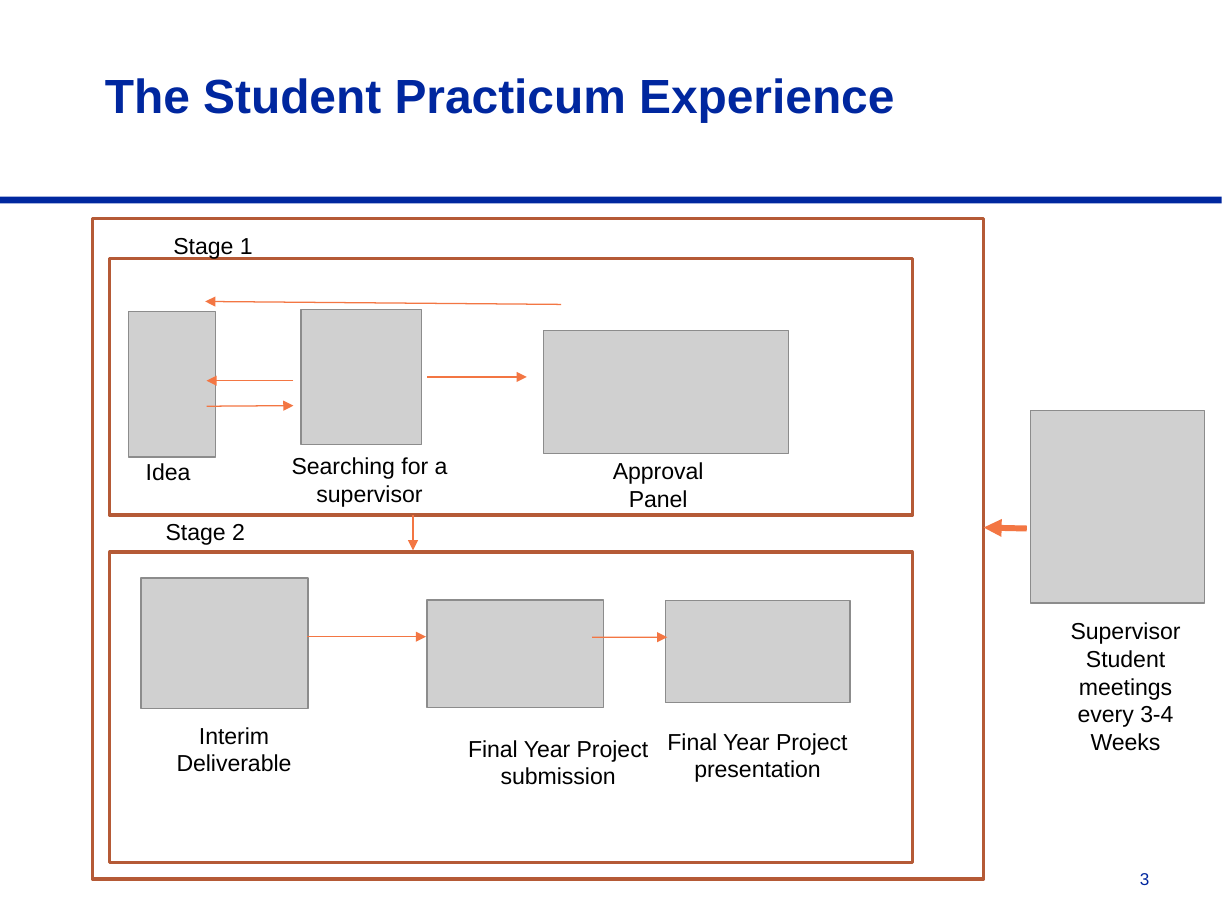
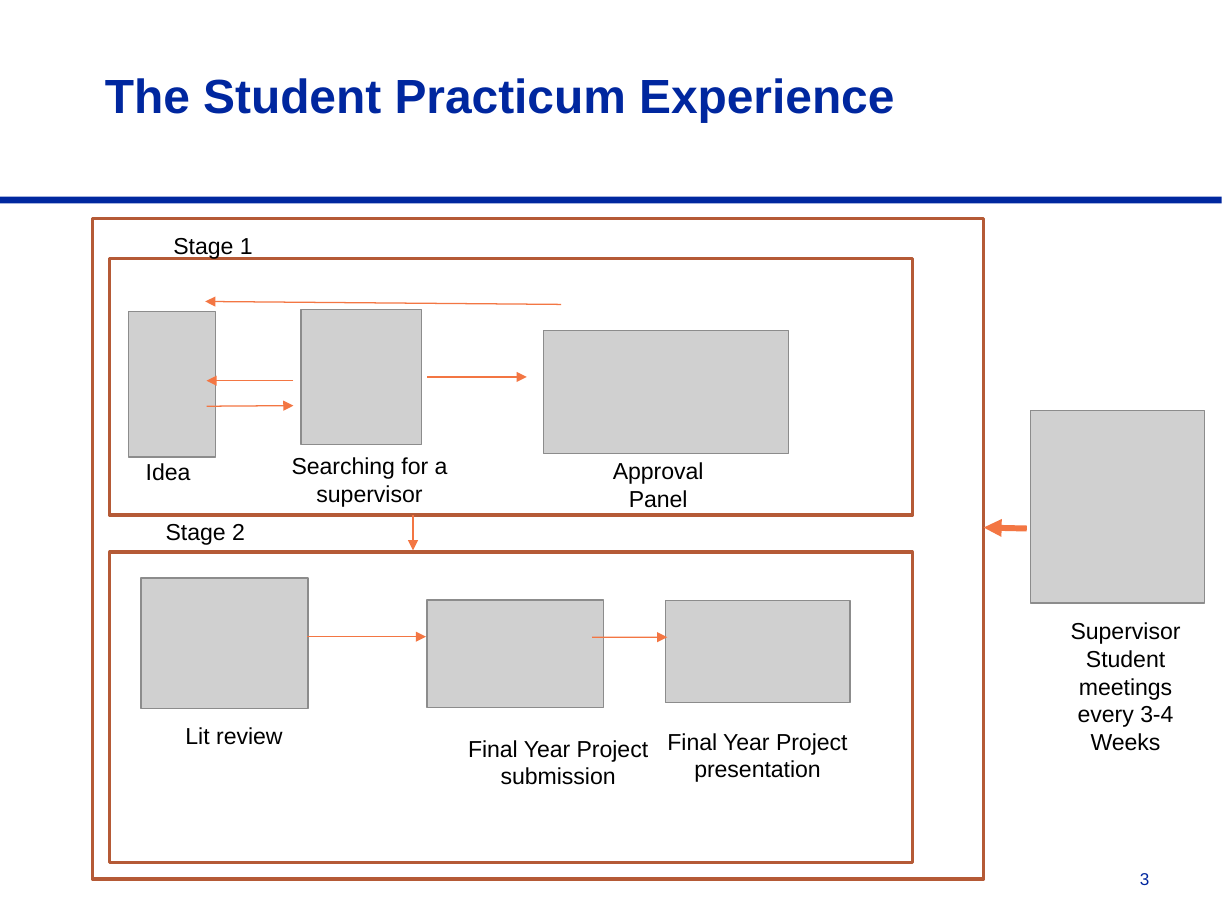
Before and after one commit to nageshkumar-gh/visual-charts-qa-model, a slide deck: slide 3 of docs/Useful docs/Practicum Presentation.pptx. Drawn at 1232x924 pixels with LibreOffice and Linux fonts; fonts in the diff are those of the drawing; grey boxes stand for pictures. Boxes give left, top, right and bottom in pixels: in the first picture for what was removed or moved away, otherwise in the second. Text is boxed around its words. In the diff, an @@ line names an element or a change of style, - is before the commit and + after.

```diff
--- a/docs/Useful docs/Practicum Presentation.pptx
+++ b/docs/Useful docs/Practicum Presentation.pptx
@@ text at [185, 727, 282, 745]: text changed @@
-Interim Deliverable
+Lit review
```
Also in this commit, not shown: 6 other slides changed.
